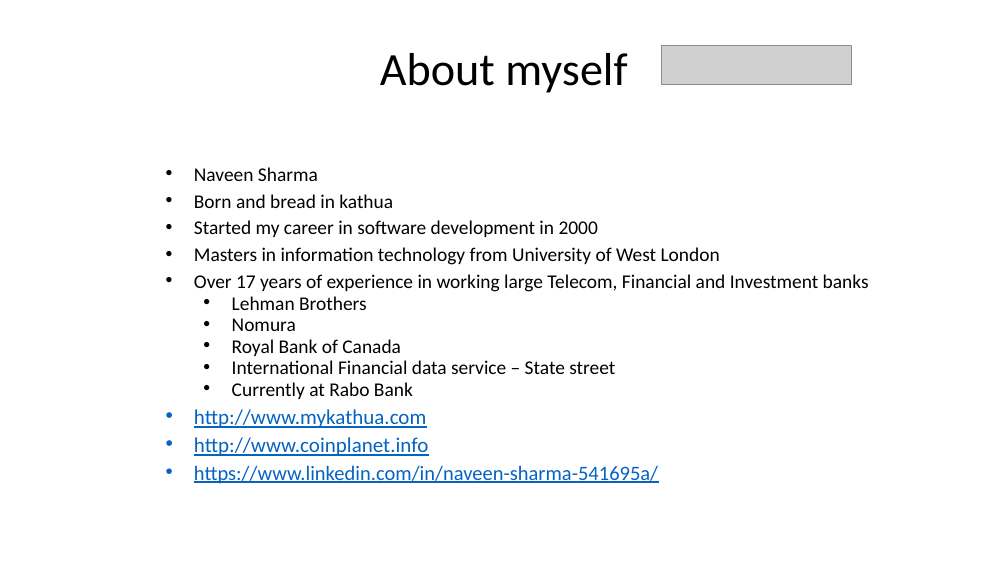
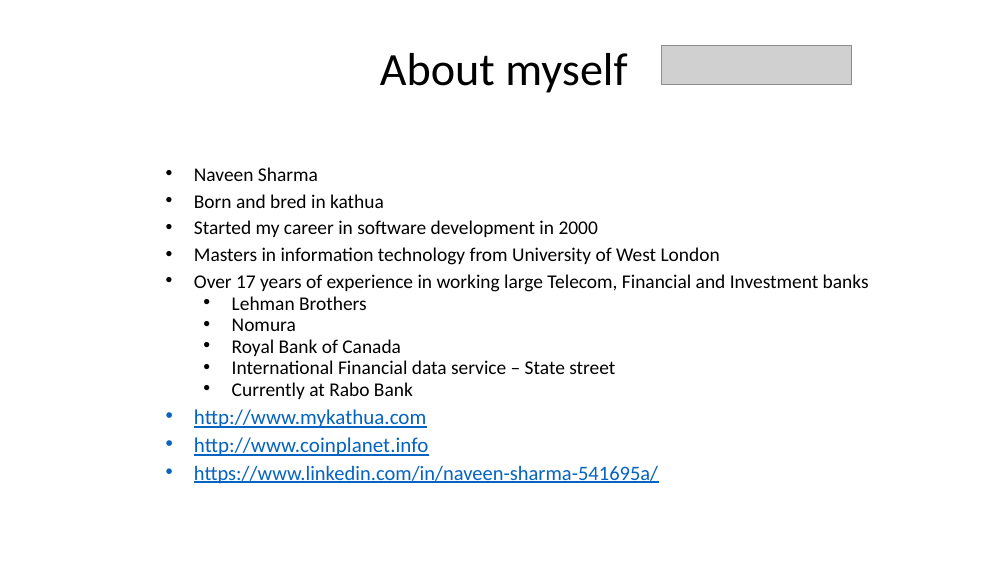
Before and after one commit to navs23/docs, a slide deck: slide 2 of Disruptive Technologies of the future.pptx. Drawn at 1008x567 pixels with LibreOffice and Linux fonts; fonts in the diff are those of the drawing; grey boxes stand for pictures. Boxes give left, top, right and bottom in pixels: in the first picture for what was removed or moved away, otherwise in the second. Text is boxed around its words. In the diff, an @@ line names an element or a change of style, - is before the commit and + after.

```diff
--- a/Disruptive Technologies of the future.pptx
+++ b/Disruptive Technologies of the future.pptx
@@ subtitle at bbox=[194, 194, 384, 208]: text changed @@
-• Born and bread in kathua
+• Born and bred in kathua
```
Also in this commit, not shown: 1 other slide changed.
